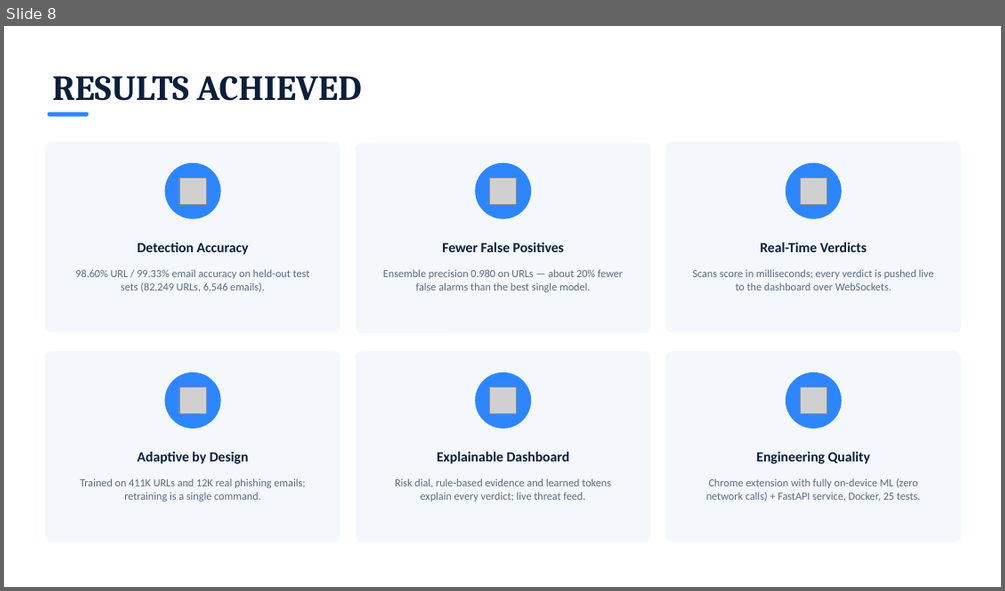
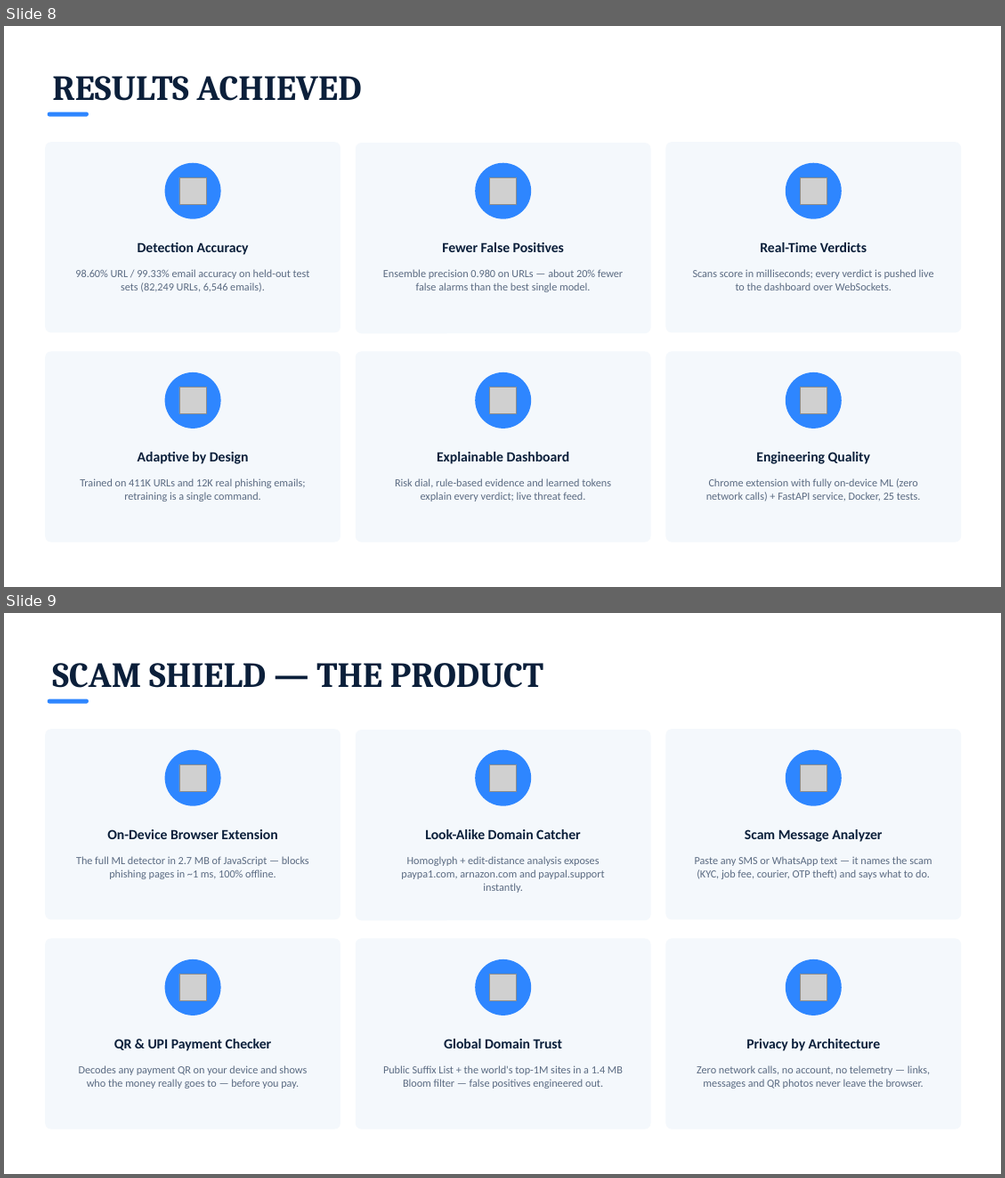
Before and after one commit to shivakumar-07/PhishGuard, a slide deck: docs/PhishGuard_Presentation_Final.pptx. Shown one above the other, each under a label of ours: slide 8 before the commit, slides 8 and 9 after it. The pictures are 1005x591 and 1005x1178 pixels, drawn with LibreOffice and Linux fonts; fonts in the diff are those of the drawing; grey boxes stand for pictures. Boxes give left, top, right and bottom in pixels: in the first picture for what was removed or moved away, otherwise in the second. Text is boxed around its words. In the diff, an @@ line names an element or a change of style, - is before the commit and + after.

```diff
--- a/docs/PhishGuard_Presentation_Final.pptx
+++ b/docs/PhishGuard_Presentation_Final.pptx
@@ slide 9 added at bbox=[4, 613, 1001, 1174], background #FFFFFF @@
@@ text added at bbox=[52, 663, 543, 688], 34 pt, text #0B1F3A, bold @@
+SCAM SHIELD — THE PRODUCT
@@ rounded rectangle added at bbox=[48, 699, 89, 704], fill #2E86FF @@
@@ rounded rectangle added at bbox=[45, 729, 340, 919], fill #F4F8FC @@
@@ rounded rectangle added at bbox=[356, 730, 651, 920], fill #F4F8FC @@
@@ rounded rectangle added at bbox=[666, 729, 961, 919], fill #F4F8FC @@
@@ ellipse added at bbox=[165, 750, 221, 806], fill #2E86FF @@
@@ picture added at bbox=[179, 764, 207, 791] @@
@@ ellipse added at bbox=[475, 750, 531, 806], fill #2E86FF @@
@@ picture added at bbox=[490, 764, 517, 791] @@
@@ ellipse added at bbox=[785, 750, 841, 806], fill #2E86FF @@
@@ picture added at bbox=[800, 764, 826, 791] @@
@@ text added at bbox=[107, 829, 277, 839], 13.5 pt, text #0B1F3A, bold @@
+On-Device Browser Extension
@@ text added at bbox=[425, 829, 581, 839], 13.5 pt, text #0B1F3A, bold @@
+Look-Alike Domain Catcher
@@ text added at bbox=[744, 829, 882, 842], 13.5 pt, text #0B1F3A, bold @@
+Scam Message Analyzer
@@ text added at bbox=[76, 856, 309, 879], 10.5 pt, text #5B6B82 @@
+The full ML detector in 2.7 MB of JavaScript — blocks phishing pages in ~1 ms, 100% offline.
@@ text added at bbox=[401, 856, 604, 892], 10.5 pt, text #5B6B82 @@
+Homoglyph + edit-distance analysis exposes paypa1.com, arnazon.com and paypal.support instantly.
@@ text added at bbox=[695, 856, 931, 879], 10.5 pt, text #5B6B82 @@
+Paste any SMS or WhatsApp text — it names the scam (KYC, job fee, courier, OTP theft) and says what to do.
@@ rounded rectangle added at bbox=[45, 938, 340, 1129], fill #F4F8FC @@
@@ ellipse added at bbox=[165, 959, 221, 1015], fill #2E86FF @@
@@ rounded rectangle added at bbox=[356, 938, 651, 1129], fill #F4F8FC @@
@@ ellipse added at bbox=[475, 959, 531, 1015], fill #2E86FF @@
@@ rounded rectangle added at bbox=[666, 938, 961, 1129], fill #F4F8FC @@
@@ ellipse added at bbox=[785, 959, 841, 1015], fill #2E86FF @@
@@ picture added at bbox=[179, 974, 207, 1001] @@
@@ picture added at bbox=[490, 974, 517, 1001] @@
@@ picture added at bbox=[800, 974, 826, 1001] @@
@@ text added at bbox=[114, 1038, 272, 1051], 13.5 pt, text #0B1F3A, bold @@
+QR & UPI Payment Checker
@@ text added at bbox=[444, 1038, 562, 1048], 13.5 pt, text #0B1F3A, bold @@
+Global Domain Trust
@@ text added at bbox=[746, 1038, 881, 1051], 13.5 pt, text #0B1F3A, bold @@
+Privacy by Architecture
@@ text added at bbox=[79, 1065, 307, 1088], 10.5 pt, text #5B6B82 @@
+Decodes any payment QR on your device and shows who the money really goes to — before you pay.
@@ text added at bbox=[383, 1065, 623, 1088], 10.5 pt, text #5B6B82 @@
+Public Suffix List + the world's top-1M sites in a 1.4 MB Bloom filter — false positives engineered out.
@@ text added at bbox=[696, 1065, 930, 1088], 10.5 pt, text #5B6B82 @@
+Zero network calls, no account, no telemetry — links, messages and QR photos never leave the browser.
```
Also in this commit, not shown: 2 slides changed.
